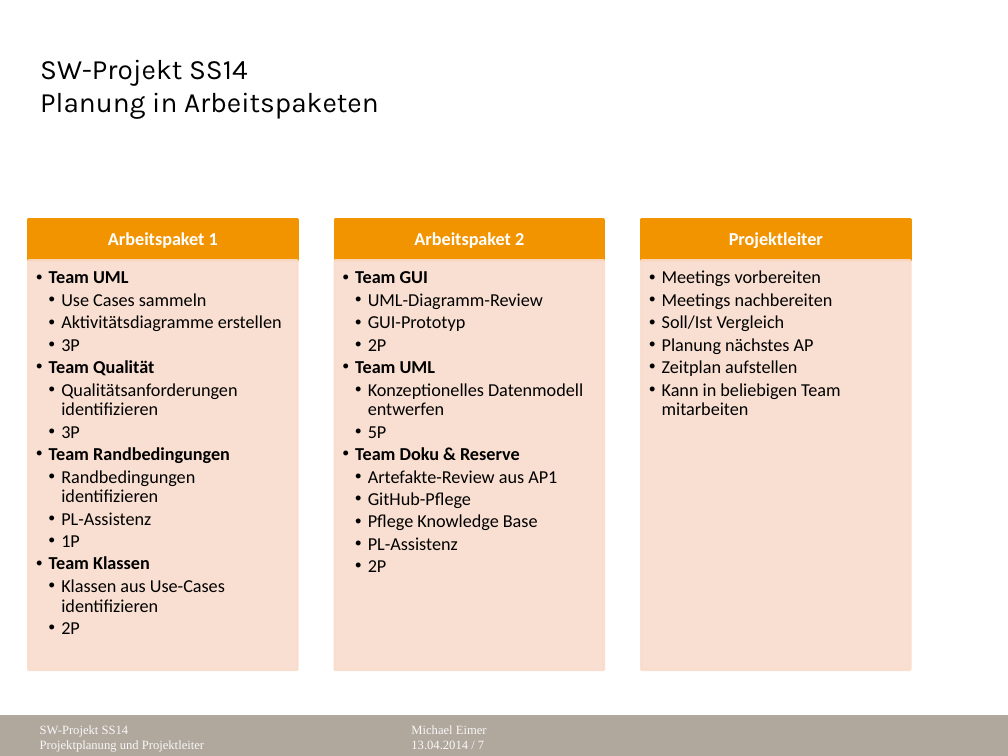
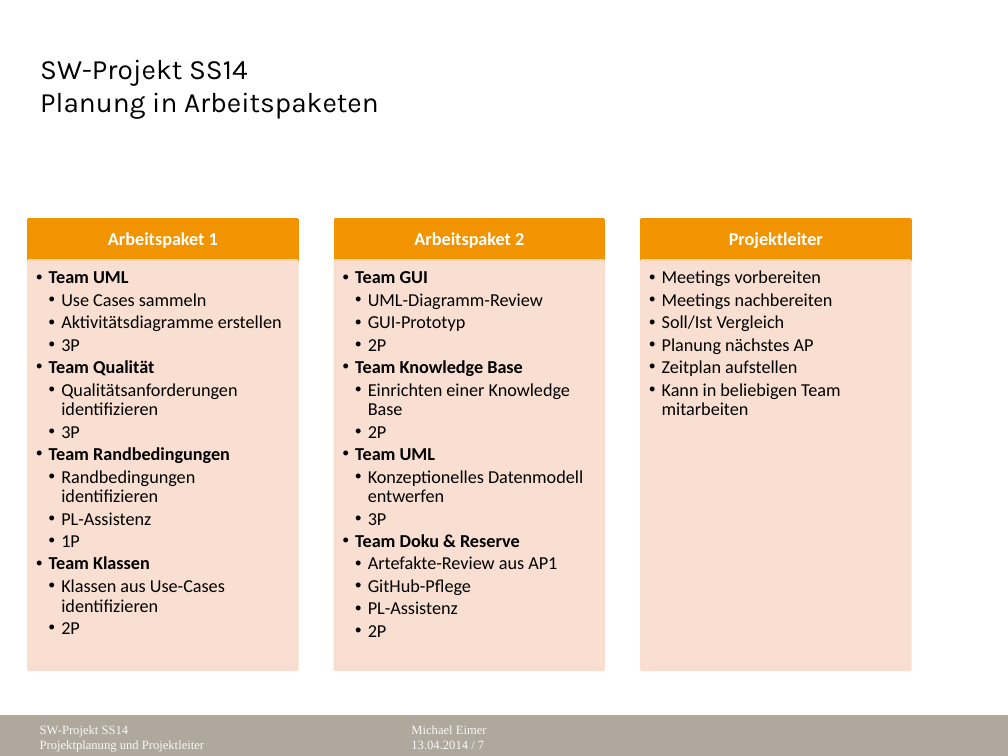
Before and after one commit to Softwareprojekt/Sisyphus, a slide deck: slide 6 of _organisation/_projectManagement/SWP_PL_Vorstellung_1.pptx. Drawn at 1008x756 pixels with LibreOffice and Linux fonts; fonts in the diff are those of the drawing; background and template pictures are left out. Boxes give left, top, right and bottom in pixels: in the first picture for what was removed or moved away, otherwise in the second. Text is boxed around its words. In the diff, an @@ line names an element or a change of style, - is before the commit and + after.

```diff
--- a/_organisation/_projectManagement/SWP_PL_Vorstellung_1.pptx
+++ b/_organisation/_projectManagement/SWP_PL_Vorstellung_1.pptx
@@ text at bbox=[355, 360, 570, 438]: paragraphs added @@
+  •• Team Knowledge Base
+    •• Einrichten einer Knowledge Base
+    •• 2P
@@ text at bbox=[368, 513, 387, 525]: text changed @@
-    •• 5P
+    •• 3P
@@ text at bbox=[368, 514, 538, 530]: paragraph removed @@
-    •• Pflege Knowledge Base
```
Also in this commit, not shown: 3 other slides changed.
